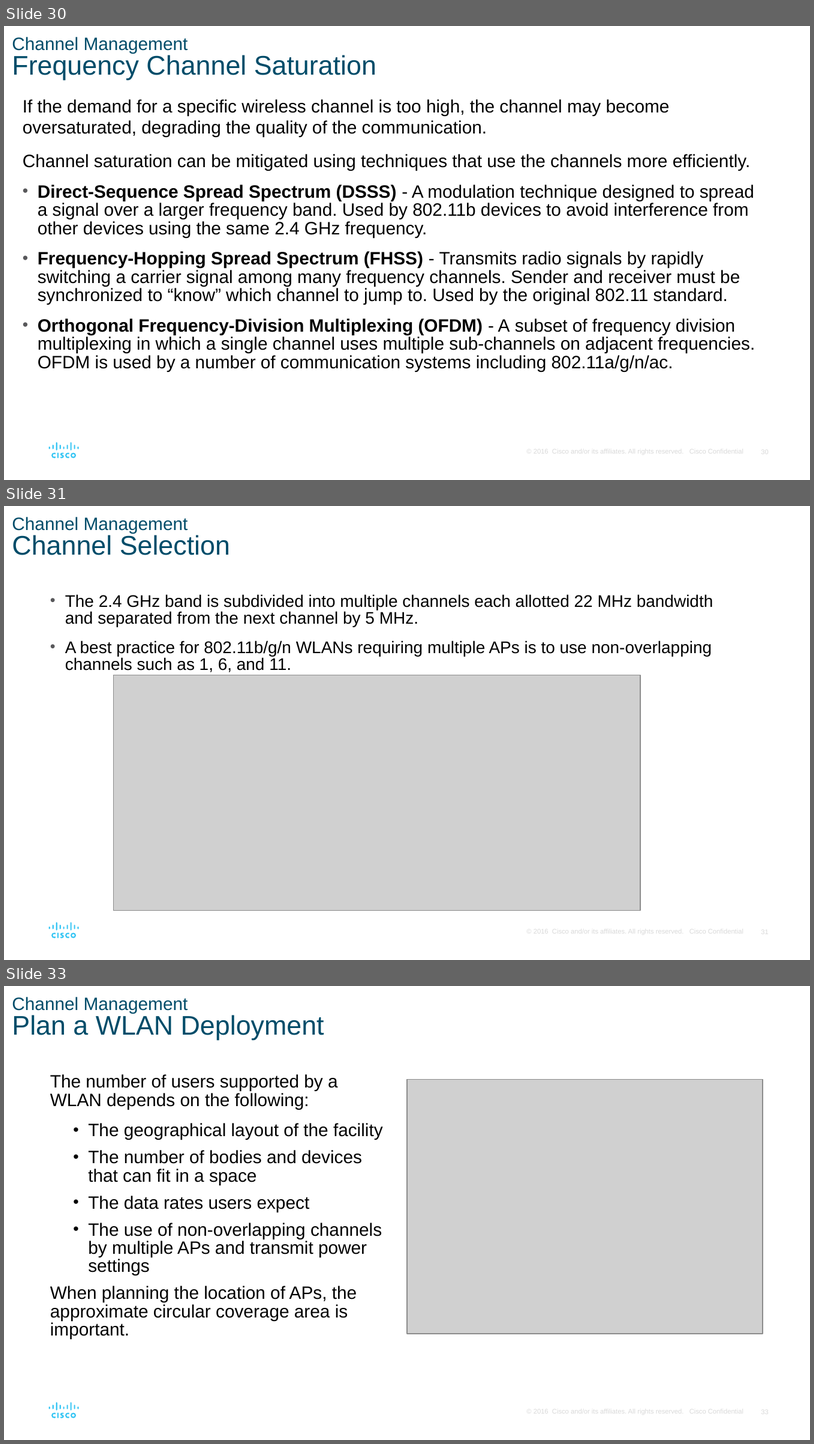
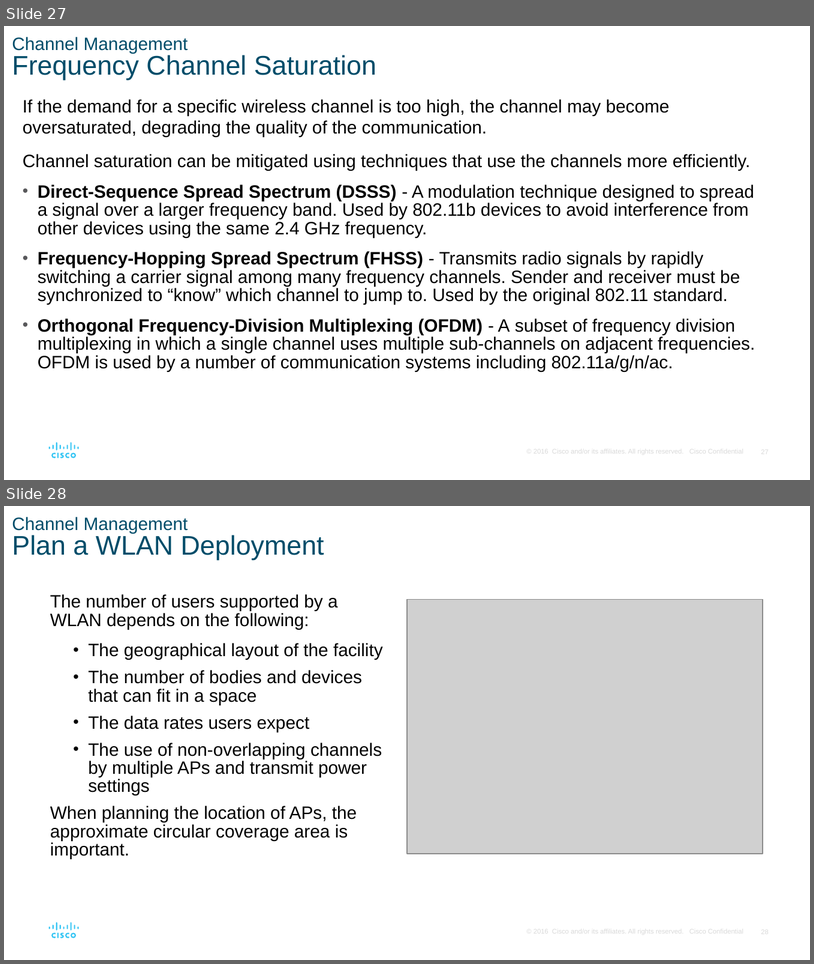
Before and after one commit to ECUbakers/PKH-2154, a slide deck: module5/SRWE_Module_12_talking points.pptx. Shown one above the other, each under a label of ours: slides 30, 31 and 33 before the commit, slides 27 and 28 after it; the slides between them are not shown. The pictures are 814x1444 and 814x964 pixels, drawn with LibreOffice and Linux fonts; fonts in the diff are those of the drawing; grey boxes stand for pictures. Boxes give left, top, right and bottom in pixels: in the first picture for what was removed or moved away, otherwise in the second. Text is boxed around its words. In the diff, an @@ line names an element or a change of style, - is before the commit and + after.

```diff
--- a/module5/SRWE_Module_12_talking points.pptx
+++ b/module5/SRWE_Module_12_talking points.pptx
@@ slide 31 removed at bbox=[4, 506, 810, 960], background #FFFFFF; not listed: 16 template elements that a slide beside it also shows @@
@@ title removed at bbox=[12, 517, 230, 555] @@
-Channel Management
-Channel Selection
@@ text removed at bbox=[65, 594, 714, 672] @@
-• The 2.4 GHz band is subdivided into multiple channels each allotted 22 MHz bandwidth and separated from the next channel by 5 MHz.
-• A best practice for 802.11b/g/n WLANs requiring multiple APs is to use non-overlapping channels such as 1, 6, and 11.
@@ picture removed at bbox=[114, 675, 641, 910] @@
@@ what was slide 30 is now slide 27 @@
@@ page number at bbox=[761, 448, 768, 456]: text changed @@
-30
+27
@@ what was slide 33 is now slide 28 @@
```
Also in this commit, not shown: 6 slides changed, 11 other slides removed, 1 other file.
